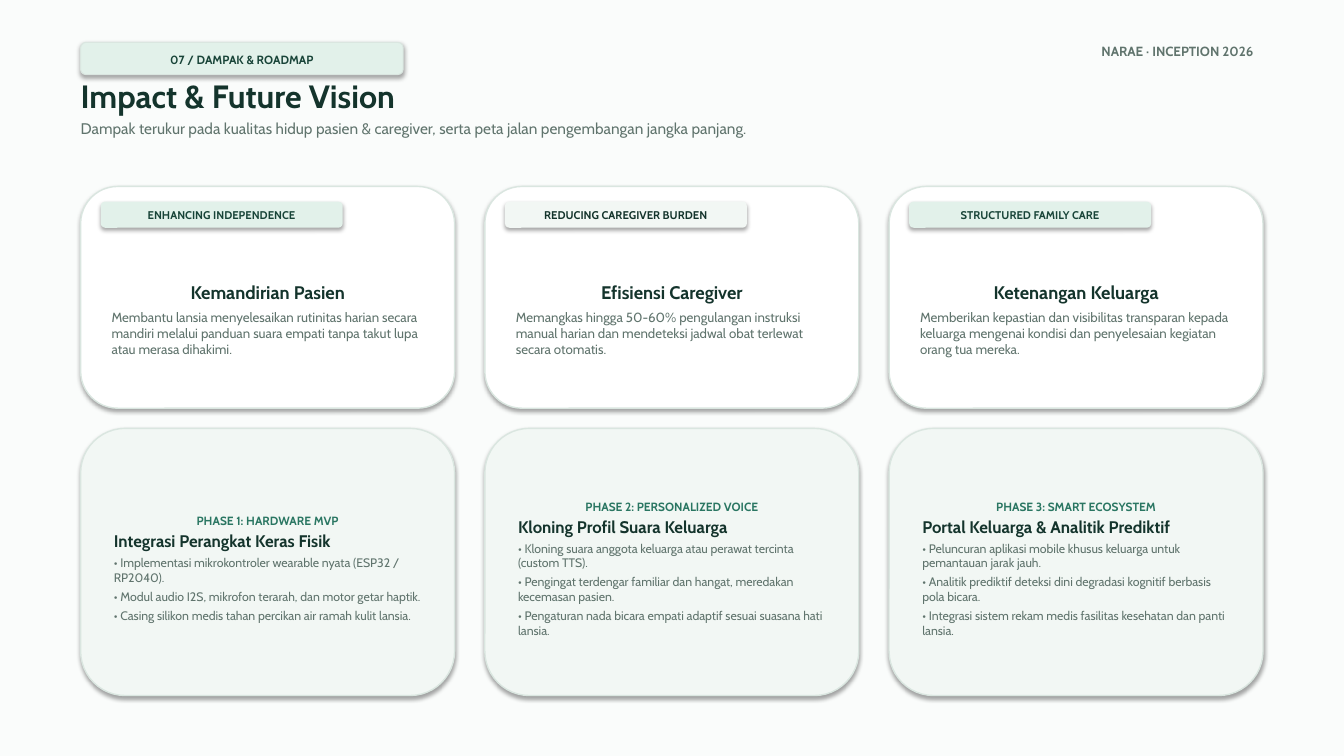
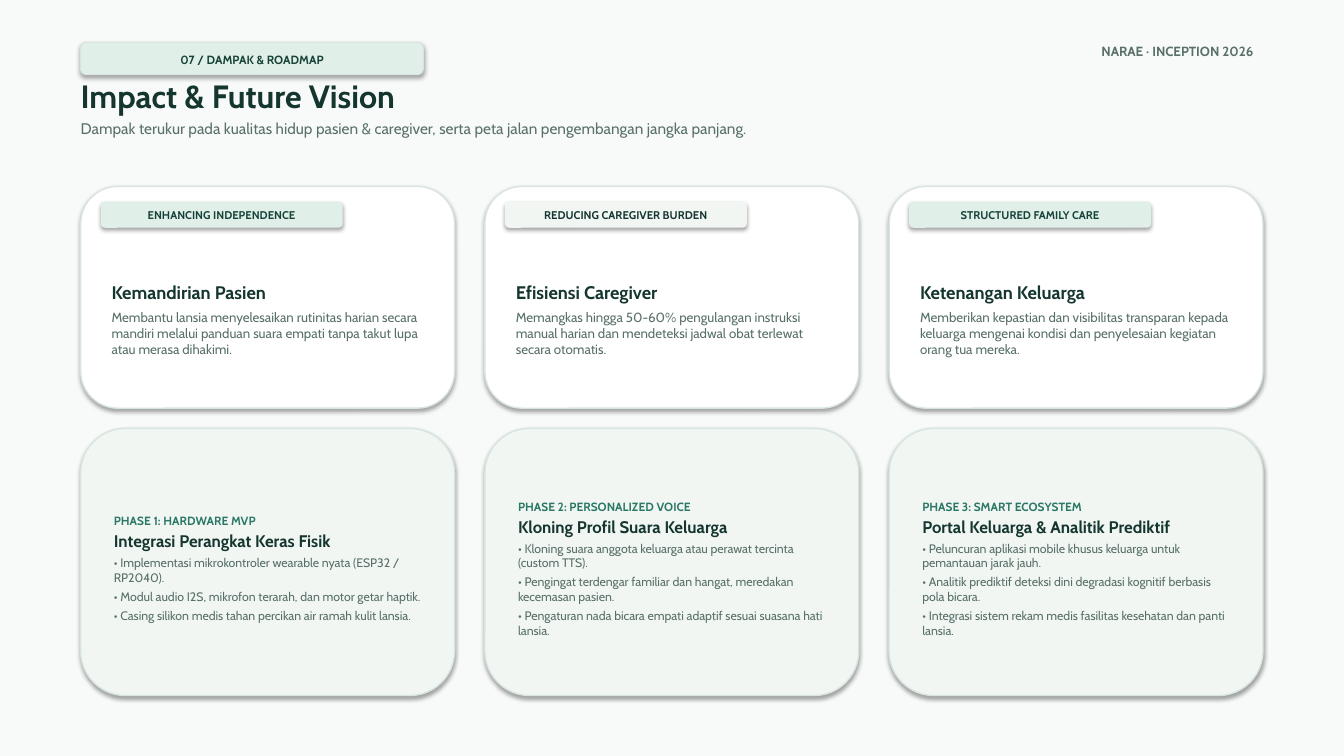
Before and after one commit to MichaelB232/narae, a slide deck: slide 8 of NARAE_Pitch_Deck.pptx. Drawn at 1344x756 pixels with LibreOffice and Linux fonts; fonts in the diff are those of the drawing. Boxes give left, top, right and bottom in pixels: in the first picture for what was removed or moved away, otherwise in the second. Text is boxed around its words. In the diff, an @@ line names an element or a change of style, - is before the commit and + after.

```diff
--- a/NARAE_Pitch_Deck.pptx
+++ b/NARAE_Pitch_Deck.pptx
@@ rectangle at [0, 0, 1344, 756]: fill #FAFCFB to #F8FAF9 @@
@@ rounded rectangle "07 / DAMPAK & ROADMAP": place and size @@
-rounded rectangle "07 / DAMPAK & ROADMAP" at [81, 42, 403, 75]
+rounded rectangle "07 / DAMPAK & ROADMAP" at [81, 42, 423, 75]
@@ rounded rectangle "07 / DAMPAK & ROADMAP" at [81, 42, 423, 75]: text colour #184438 to #164338; fill #E2F1EA to #E0EFE8; outline #DAE6E0 0.75 pt to #D8E4DE 0.75 pt @@
@@ text "Impact & Future Vision" at [81, 85, 747, 138]: text colour #14342C to #15362F in "Impact & Future Vision"; text colour #60746D to #587068 in "Dampak terukur pada kualitas hidup pasien & ..." @@
@@ rounded rectangle "Kemandirian Pasien" at [81, 187, 455, 408]: text colour #14342C to #15362F in "Kemandirian Pasien"; text colour #60746D to #587068 in "Membantu lansia menyelesaikan rutinitas harian secara mandir ..."; alignment centre to left; outline #DAE6E0 1 pt to #D8E4DE 1 pt @@
@@ rounded rectangle "Efisiensi Caregiver" at [485, 187, 859, 408]: text colour #14342C to #15362F in "Efisiensi Caregiver"; text colour #60746D to #587068 in "Memangkas hingga 50-60% pengulangan instruksi manual harian ..."; alignment centre to left; outline #DAE6E0 1 pt to #D8E4DE 1 pt @@
@@ rounded rectangle "Ketenangan Keluarga" at [889, 187, 1263, 408]: text colour #14342C to #15362F in "Ketenangan Keluarga"; text colour #60746D to #587068 in "Memberikan kepastian dan visibilitas transparan kepada kelua ..."; alignment centre to left; outline #DAE6E0 1 pt to #D8E4DE 1 pt @@
@@ rounded rectangle "PHASE 1: HARDWARE MVP" at [81, 429, 455, 696]: text colour #2A7662 to #2B7865 in "PHASE 1: HARDWARE MVP"; text colour #14342C to #15362F in "Integrasi Perangkat Keras Fisik"; text colour #60746D to #587068 in "• Implementasi mikrokontroler wearable nyata (ESP32 / ...", "• Modul audio I2S, mikrofon terarah, dan ...", "• Casing silikon medis tahan percikan air ..."; alignment centre to left; fill #F2F7F4 to #F1F6F3; outline #DAE6E0 1 pt to #D8E4DE 1 pt @@
@@ rounded rectangle "PHASE 2: PERSONALIZED VOICE" at [485, 429, 859, 696]: text colour #2A7662 to #2B7865 in "PHASE 2: PERSONALIZED VOICE"; text colour #14342C to #15362F in "Kloning Profil Suara Keluarga"; text colour #60746D to #587068 in "• Kloning suara anggota keluarga atau perawat ...", "• Pengingat terdengar familiar dan hangat, meredakan ...", "• Pengaturan nada bicara empati adaptif sesuai ..."; alignment centre to left; fill #F2F7F4 to #F1F6F3; outline #DAE6E0 1 pt to #D8E4DE 1 pt @@
@@ rounded rectangle "PHASE 3: SMART ECOSYSTEM" at [889, 429, 1263, 696]: text colour #2A7662 to #2B7865 in "PHASE 3: SMART ECOSYSTEM"; text colour #14342C to #15362F in "Portal Keluarga & Analitik Prediktif"; text colour #60746D to #587068 in "• Peluncuran aplikasi mobile khusus keluarga untuk ...", "• Analitik prediktif deteksi dini degradasi kognitif ...", "• Integrasi sistem rekam medis fasilitas kesehatan ..."; alignment centre to left; fill #F2F7F4 to #F1F6F3; outline #DAE6E0 1 pt to #D8E4DE 1 pt @@
```
Also in this commit, not shown: 8 other slides changed, 3 other files.
